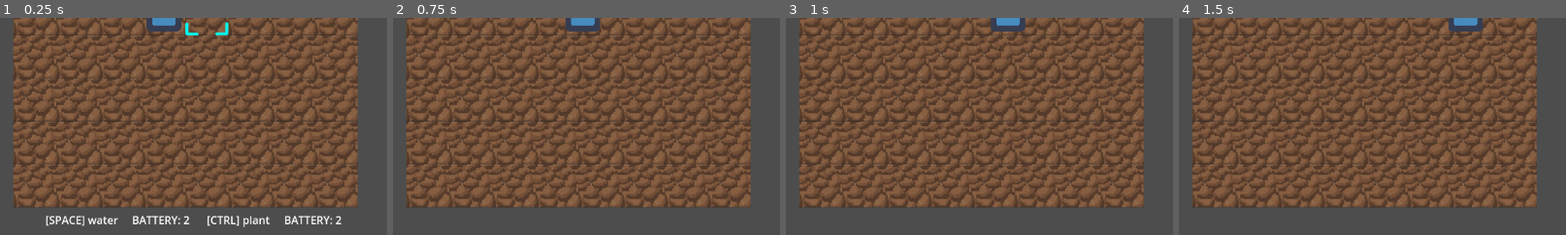
Above: before the commit, frames 1-4 (left to right).
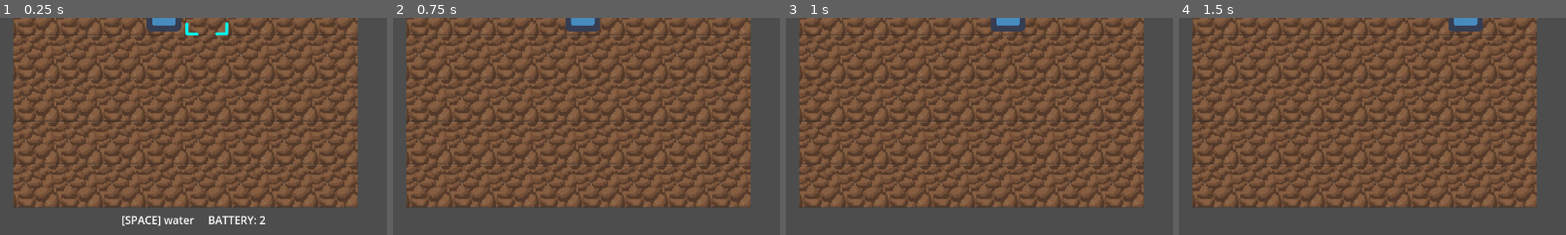
Above: after the commit, the same moments.

Repository: bardunbar/galway-game-jam-23
Game: Godot game, scene res://screens/game/game_scene.tscn
Two runs of this game, one before a commit and one after it. Both use one fixed random seed, a clock stepped at 60 frames per second and the inputs below. The engine's default icon, where the game draws it, is replaced by a stand-in: a white triangle on a blue panel in a dark square.
Inputs:
- Up to frame 1 (0.25 s): no input
- Up to frame 2 (0.75 s): tap Enter at 0.5 s; hold Right (move_right) from 0.53 s (still down); tap Space (Action_1) at 0.6 s
- Up to frame 3 (1 s): keep holding Right (move_right)
- Up to frame 4 (1.5 s): release Right (move_right) at 1.28 s; hold Down (move_down) from 1.28 s (still down); tap Ctrl (Action_2) at 1.35 s
The pictures show only the part of the screen within x 25-75%, y 46-96%; the shares and areas given below are measured in that part.

The runs differ from the first frame. In frame 1, 1.7% of the frame differs, in the area x 11-89%, y 91-97%; in frame 2, nothing differs; in frame 3, nothing differs; in frame 4, nothing differs.

Commit message:
Moves tile system to enums and adds information struct for UI.

Diff:
--- a/project/project.godot
+++ b/project/project.godot
@@ -17,7 +17,7 @@
 
 [autoload]
 
-Actions="*res://screens/game/actions.gd"
+TileGlobals="*res://screens/game/globals/tile_globals.gd"
 
 [dotnet]
 
--- a/project/screens/game/actions.gd
+++ /dev/null
@@ -1,7 +0,0 @@
-extends Node
-
-var action_costs: Dictionary[String, int] = {
-	"clean": 2,
-	"water": 2,
-	"plant": 2
-}
--- /dev/null
+++ b/project/screens/game/globals/tile_globals.gd
@@ -0,0 +1,31 @@
+extends Node
+
+enum TILE_TYPE {
+	GROUND,
+	SEED,
+	TREE,
+	WATER,
+	IRRIGATED,
+	TOXIC,
+	CLEAN,
+}
+
+enum TILE_ACTION {
+	PLANT,
+	CLEAN,
+	WATER,
+}
+
+class TileActionInformation:
+	var name
+	var cost
+
+	func _init(in_name, in_cost):
+		name = in_name
+		cost = in_cost
+
+var tile_action_information: Dictionary[TILE_ACTION, TileActionInformation] = {
+	TILE_ACTION.CLEAN: TileActionInformation.new("clean", 2),
+	TILE_ACTION.WATER: TileActionInformation.new("water", 2),
+	TILE_ACTION.PLANT: TileActionInformation.new("plant", 2),
+}
--- a/project/screens/game/grid/grid.gd
+++ b/project/screens/game/grid/grid.gd
@@ -26,7 +26,7 @@
 		return row[x]
 	return null
 
-func doAction(x: int, y: int, action_name: String):
+func doAction(x: int, y: int, action_name: TileGlobals.TILE_ACTION):
 	var tile: Tile = get_tile(x, y)
 	if tile and tile.can_do_action(action_name):
 		tile.do_action(action_name)
--- a/project/screens/game/grid/tile.gd
+++ b/project/screens/game/grid/tile.gd
@@ -14,17 +14,18 @@
 
 var grid: Grid
 var grid_position: Vector2 = Vector2.ZERO
-var current_state: String
-var pending_actions: Array[String]
+var current_state: TileGlobals.TILE_TYPE
+var pending_actions: Array[TileGlobals.TILE_ACTION]
 
 func blink() -> void:
-	if current_state == "plant":
-		if pending_actions.is_empty():
-			_do_plant_action()
-		elif pending_actions.find("toxic") > 0:
-			_do_toxic_action()
-
-	pending_actions.clear()
+	#if current_state == "plant":
+		#if pending_actions.is_empty():
+			#_do_plant_action()
+		#elif pending_actions.find("toxic") > 0:
+			#_do_toxic_action()
+		#
+	#pending_actions.clear()
+	pass
 
 func _ready() -> void:
 	highlight_texture_component.texture = highlight_texture
@@ -34,14 +35,12 @@
 func get_possible_actions() -> Array:
 	var possible_actions = []
 
-	if current_state == "toxic":
-		possible_actions.append("clean")
-	elif current_state == "ground":
-		possible_actions.append("water")
-		possible_actions.append("plant")
-	elif current_state == "wet":
-		possible_actions.append("plant")
-		possible_actions.append("water")
+	if current_state == TileGlobals.TILE_TYPE.TOXIC:
+		possible_actions.append(TileGlobals.TILE_ACTION.CLEAN)
+	elif current_state == TileGlobals.TILE_TYPE.GROUND:
+		possible_actions.append(TileGlobals.TILE_ACTION.WATER)
+	elif current_state == TileGlobals.TILE_TYPE.IRRIGATED:
+		possible_actions.append(TileGlobals.TILE_ACTION.PLANT)
 
 	return possible_actions
 
@@ -51,47 +50,45 @@
 	else:
 		highlight_texture_component.modulate.a = 0
 
-func can_do_action(action_name: String) -> bool:
+func can_do_action(action_name: TileGlobals.TILE_ACTION) -> bool:
 	return true
 
-func do_action(action_name: String) -> void:
+func do_action(action_name: TileGlobals.TILE_ACTION) -> void:
 	if !can_do_action(action_name):
 		return
+	elif (action_name == TileGlobals.TILE_ACTION.PLANT):
+		_do_plant_action()
+	elif (action_name == TileGlobals.TILE_ACTION.WATER):
+		_do_water_action()
+	elif (action_name == TileGlobals.TILE_ACTION.CLEAN):
+		_do_clean_action()
 
-	if (action_name == "ground"):
-		_do_ground_action()
-	elif (action_name == "plant"):
-		_do_plant_action()
-	elif (action_name == "water"):
-		_do_water_action()
-	elif (action_name == "irrigate"):
-		_do_irrigate_action()
-	elif (action_name == "toxic"):
-		_do_toxic_action()
+func _do_clean_action():
+	pass
 
 func _do_ground_action():
-	current_state = "ground"
+	current_state = TileGlobals.TILE_TYPE.GROUND
 	current_texture_component.texture = ground_texture
 
 func _do_plant_action():
-	current_state = "plant"
+	current_state = TileGlobals.TILE_TYPE.SEED
 	current_texture_component.texture = seed_texture
 
 func _do_water_action():
-	current_state = "water"
+	current_state = TileGlobals.TILE_TYPE.WATER
 	current_texture_component.texture = water_texture
 
 	var surrounding_tiles: Array[Tile] = _get_surrounding_tiles()
 	for tile in surrounding_tiles:
 		if tile:
-			tile.do_action("irrigate")
+			tile.do_irrigate_action()
 
 func _do_toxic_action():
-	current_state = "toxic"
+	current_state = TileGlobals.TILE_TYPE.TOXIC
 	current_texture_component.texture = toxic_texture
 
-func _do_irrigate_action():
-	current_state = "wet"
+func do_irrigate_action():
+	current_state = TileGlobals.TILE_TYPE.IRRIGATED
 	current_texture_component.texture = watered_ground_texture
 
 func _get_surrounding_tiles() -> Array[Tile]:
--- a/project/screens/game/player.gd
+++ b/project/screens/game/player.gd
@@ -65,12 +65,12 @@
 		if action_pressed > 0:
 			var facing_tile = get_facing_tile()
 			if facing_tile != null:
-				var possible_actions = facing_tile.get_possible_actions() as Array[String]
+				var possible_actions = facing_tile.get_possible_actions() as Array[TileGlobals.TILE_ACTION]
 				if possible_actions.size() >= action_pressed:
 					var action = possible_actions[action_pressed - 1]
-					print(str("doing action: ", action))
+					print(str("doing action: ", TileGlobals.tile_action_information[action].cost))
 					facing_tile.do_action(action)
-					var action_cost = Actions.action_costs[action]
+					var action_cost = TileGlobals.tile_action_information[action].cost
 					use_action_points(action_cost)
 					set_faced_tile_highlight(false)
 					curAction = ACTION_TYPE.ACTION
@@ -113,16 +113,16 @@
 	if faced_tile != null:
 		faced_tile.highlight_tile(is_highlighted)
 		if is_highlighted:
-			var possible_actions = faced_tile.get_possible_actions() as Array[String]
-			if possible_actions.size() > 0:
-				var action = possible_actions[0]
-				var action_cost = Actions.action_costs[action]
-				action1_updated.emit(true, action, action_cost)
+			var possible_actions = faced_tile.get_possible_actions() as Array[TileGlobals.TILE_ACTION]
+			if possible_actions.size() == 1:
+				var action_type = possible_actions[0]
+				var action_information = TileGlobals.tile_action_information[action_type]
+				action1_updated.emit(true, action_information.name, action_information.cost)
 				has_action_1 = true
-			if possible_actions.size() > 1:
-				var action = possible_actions[1]
-				var action_cost = Actions.action_costs[action]
-				action2_updated.emit(true, action, action_cost)
+			if possible_actions.size() == 2:
+				var action_type = possible_actions[1]
+				var action_information = TileGlobals.tile_action_information[action_type]
+				action2_updated.emit(true, action_information.name, action_information.cost)
 				has_action_2 = true
 	if !has_action_1:
 		action1_updated.emit(false, "", 0)
Renamed: project/screens/game/actions.gd.uid -> project/screens/game/globals/tile_globals.gd.uid
